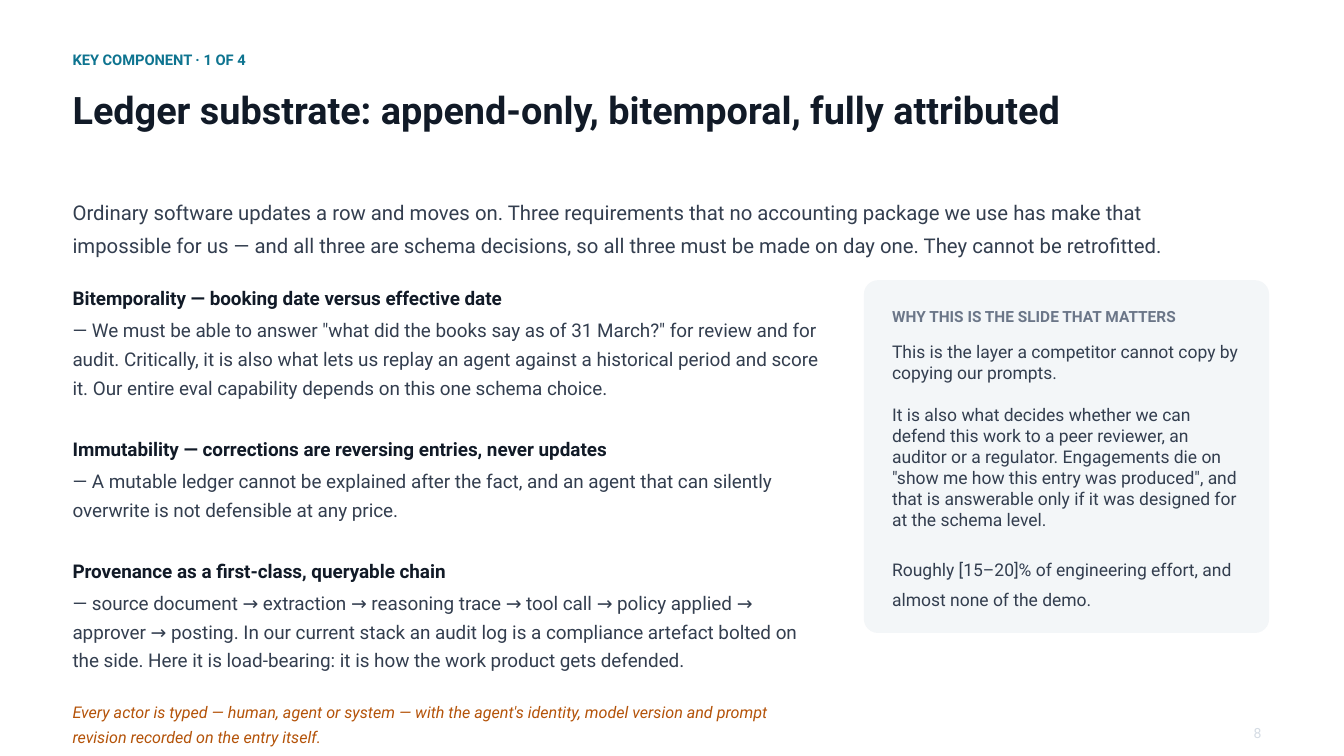
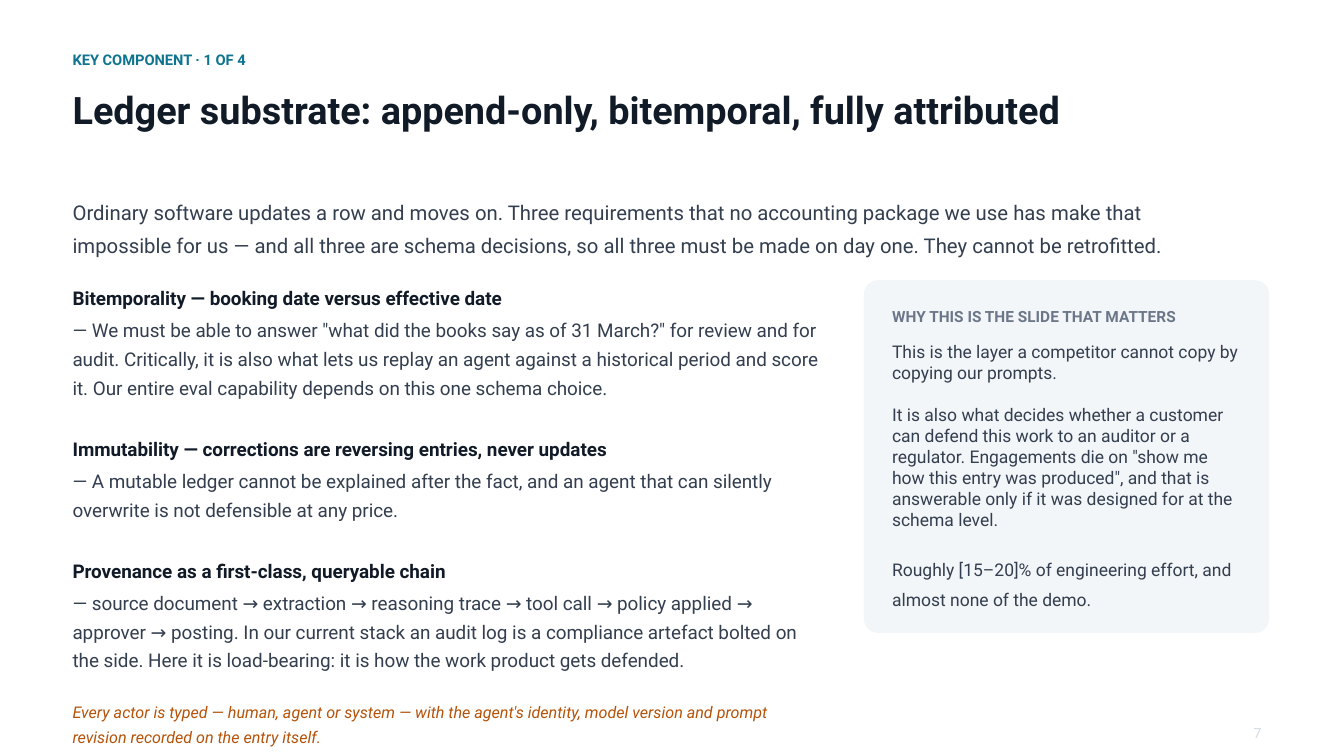
Before and after one commit to cllu/aimi-accounting-software-proposal, a slide deck: slide 8 of agent-native-accounting-deck.pptx (slide 9 before the commit). Drawn at 1344x756 pixels with LibreOffice and Linux fonts; fonts in the diff are those of the drawing. Boxes give left, top, right and bottom in pixels: in the first picture for what was removed or moved away, otherwise in the second. Text is boxed around its words. In the diff, an @@ line names an element or a change of style, - is before the commit and + after.

```diff
--- a/agent-native-accounting-deck.pptx
+++ b/agent-native-accounting-deck.pptx
@@ text at bbox=[892, 345, 1238, 606]: text changed @@
-This is the layer a competitor cannot copy by copying our prompts.
-It is also what decides whether we can defend this work to a peer reviewer, an auditor or a regulator. Engagements die on "show me how this entry was produced", and that is answerable only if it was designed for at the schema level.
-Roughly [15–20]% of engineering effort, and almost none of the demo.
+This is the layer a competitor cannot copy by copying our prompts.
+It is also what decides whether a customer can defend this work to an auditor or a regulator. Engagements die on "show me how this entry was produced", and that is answerable only if it was designed for at the schema level.
+Roughly [15–20]% of engineering effort, and almost none of the demo.
@@ text at bbox=[1254, 728, 1262, 735]: text changed @@
-8
+7
```
Also in this commit, not shown: 12 other slides changed, 4 slides added, 4 slides removed, 1 other file.
